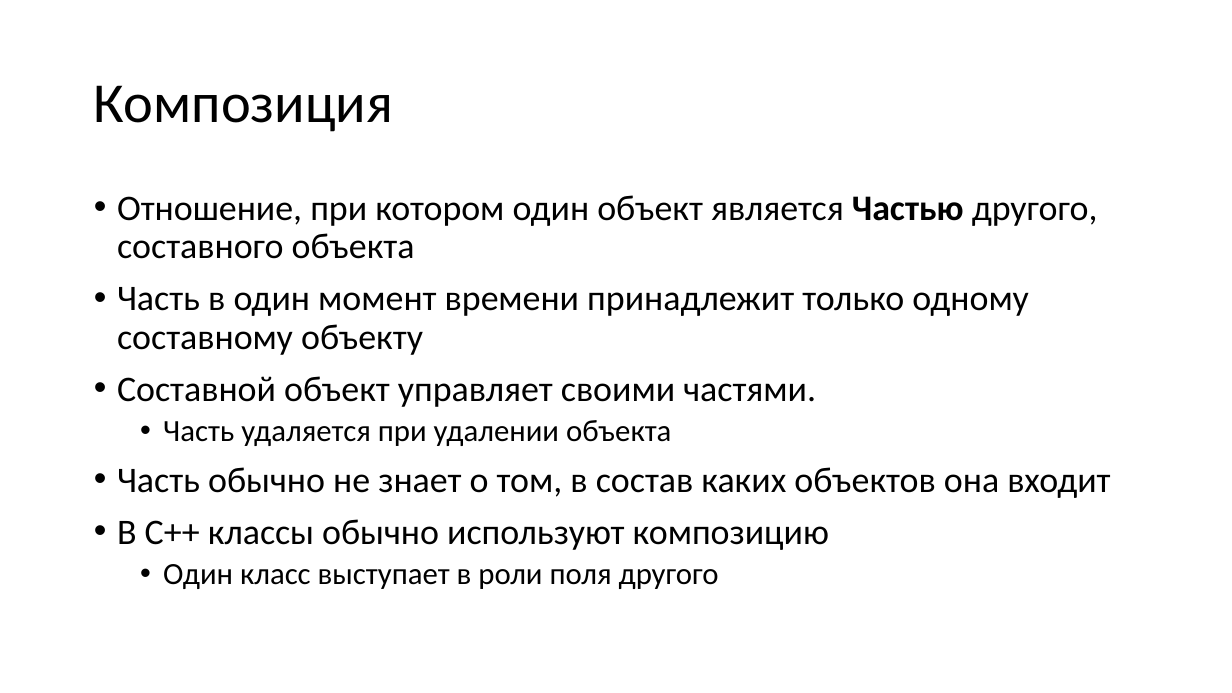
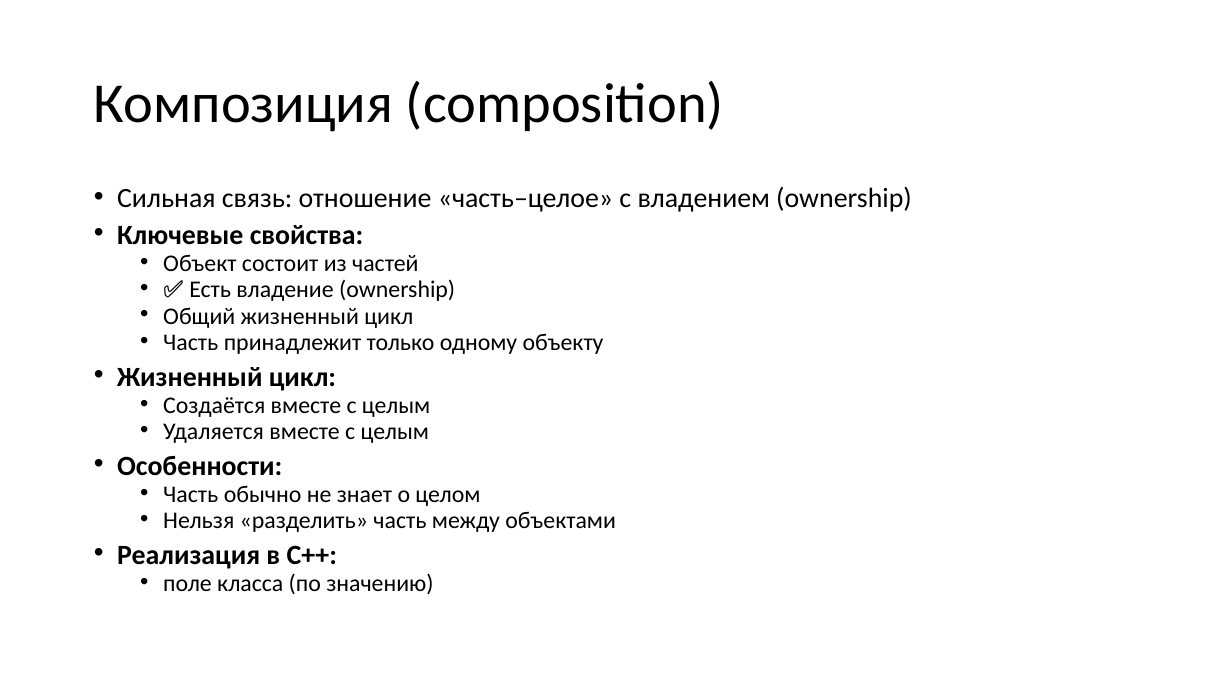
Before and after one commit to alexey-malov/oop, a slide deck: slide 9 of lectures/03/Виды отношений между классами.pptx (slide 8 before the commit). Drawn at 1232x693 pixels with LibreOffice and Linux fonts; fonts in the diff are those of the drawing. Boxes give left, top, right and bottom in pixels: in the first picture for what was removed or moved away, otherwise in the second. Text is boxed around its words. In the diff, an @@ line names an element or a change of style, - is before the commit and + after.

Commit message:
Обновил лекции и добавли пример написания Mock-объектов вручную

```diff
--- a/lectures/03/Виды отношений между классами.pptx
+++ b/lectures/03/Виды отношений между классами.pptx
@@ title at (94,81,724,132): text changed @@
-Композиция
+Композиция (composition)
@@ text at (117,187,912,594): text changed; size 28 to 18.6 pt @@
-• Отношение, при котором один объект является Частью другого, составного объекта
-• Часть в один момент времени принадлежит только одному составному объекту
-• Составной объект управляет своими частями.
-  • Часть удаляется при удалении объекта
-• Часть обычно не знает о том, в состав каких объектов она входит
-• В C++ классы обычно используют композицию
-  • Один класс выступает в роли поля другого
+• Сильная связь: отношение «часть–целое» с владением (ownership)
+• Ключевые свойства:
+  • Объект состоит из частей
+  • ✅ Есть владение (ownership)
+  • Общий жизненный цикл
+  • Часть принадлежит только одному объекту
+• Жизненный цикл:
+  • Создаётся вместе с целым
+  • Удаляется вместе с целым
+• Особенности:
+  • Часть обычно не знает о целом
+  • Нельзя «разделить» часть между объектами
+• Реализация в C++:
+  • поле класса (по значению)
```
Also in this commit, not shown: 3 other slides changed, 1 slide added, 3 other files.
